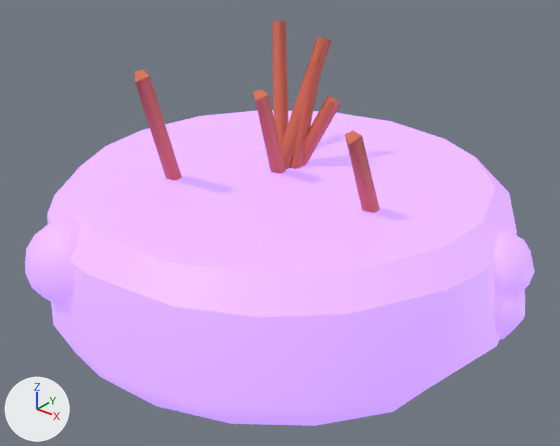
Renders of the glTF model public/models/lod/concrete_plug.glb from each side of a commit.
One viewpoint serves both versions: a 50 mm camera at (1.95, -2.45, 1.83) aimed at (0.07, -0.1, 0.37). Every picture has the same lights, and +X, +Y and +Z are marked at lower left. The first picture is the older version. Where no turn or scale is listed for an object, it has been applied to the vertices. Vertices at exactly the same position are counted once.

In view in the first picture: 'concrete_plug'.
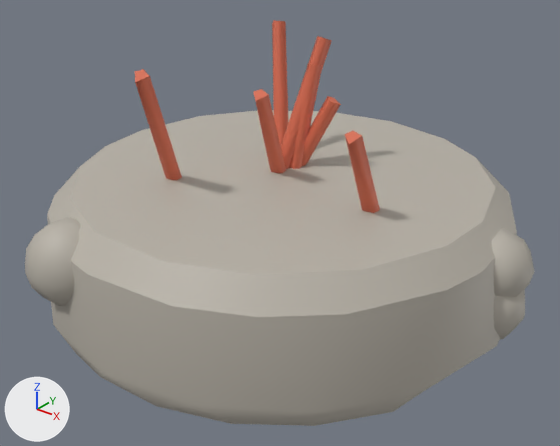
Boxes (x1, y1, x2, y2) around the edits, measured in the pictures (560 x 446 px; the box of a moved part takes in the faces that stretch with it):
part 1 of me_concrete_plug_004, moved or reshaped
    before: (493, 229, 524, 333)
    after: (492, 228, 524, 333)
part 2 of me_concrete_plug_004, surface changed (purple to grey)
    both: (25, 38, 535, 426)

The change, as a diff of the scene's bpy script:
```diff
--- a/public/models/lod/concrete_plug.glb.py
+++ b/public/models/lod/concrete_plug.glb.py
@@ me_concrete_plug_004 @@
 me_concrete_plug_004.from_pydata(...)  # 422 vertices, 772 faces; spans x -1.08..1.08, y -1.06..1.06, z -0.58..0.58
 # used by ob_concrete_plug; location = (0.024, -0.006, 0.575)
+# me_concrete_plug_004 part 1
+# 5 vertices are removed from x 0.86..1.02, y 0.1..0.18, z -0.51..-0.08
+# 25 faces are deleted
+# 3 vertices move from x 0.86..0.98, y -0.03..0.14, z -0.37..-0.22 to x 0.88..1.03, y -0.01..0.16, z -0.37..-0.22
+# 4 vertices are added at (0.92, 0.2, -0.08), (0.94, 0.09, -0.08), (0.98, 0.14, -0.51), (0.88, 0.07, -0.51)
+# 23 new faces join them
+# me_concrete_plug_004 part 2: 719 kept faces spanning x -1.08..1.08, y -1.06..1.06, z -0.58..0.58 get new texture (UV) coordinates
 me_concrete_plug_004.materials.append(mat_toy)
```
